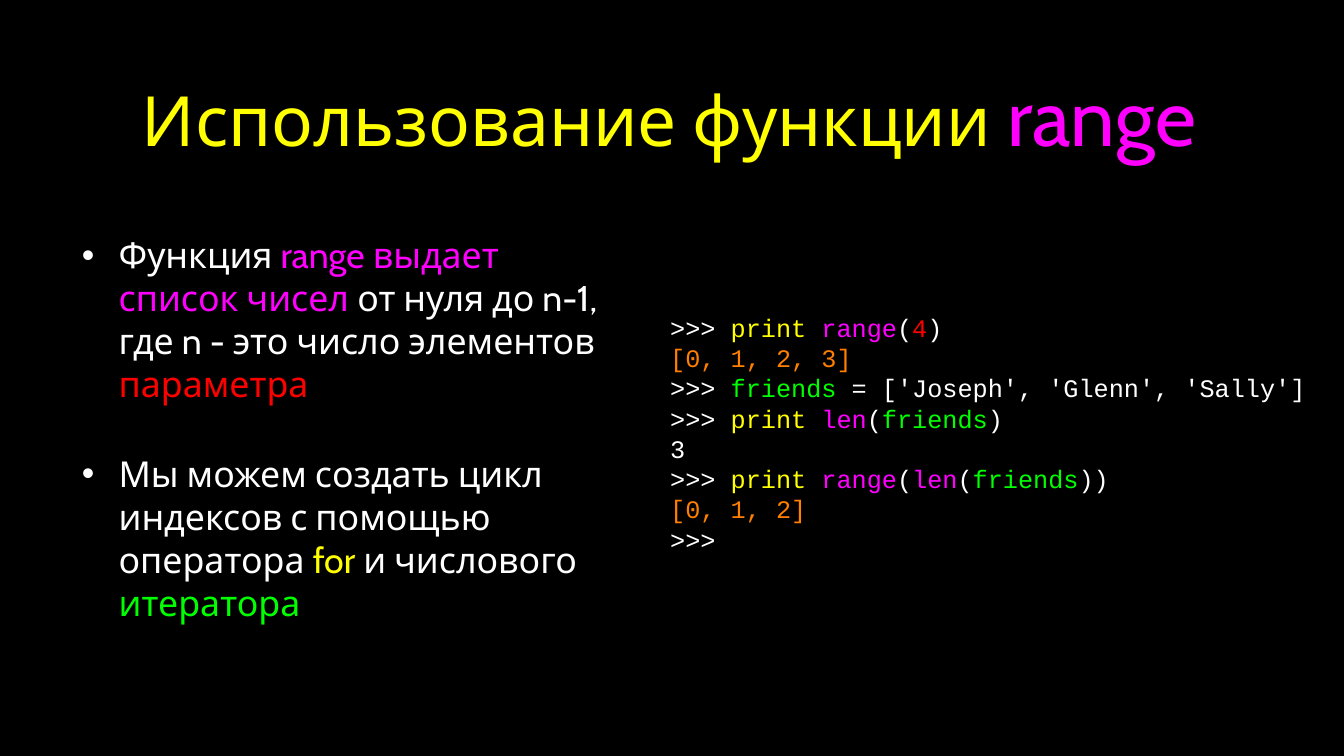
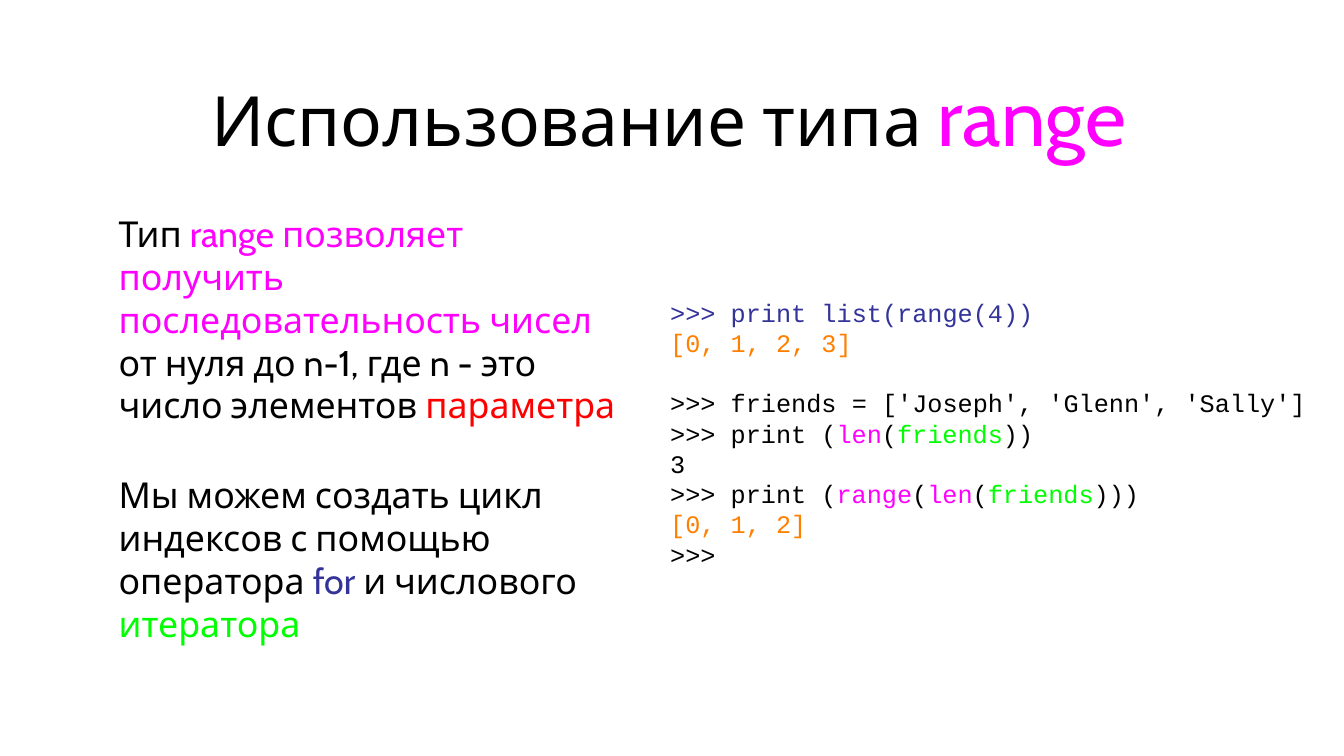
Before and after one commit to maxchv/LearnPython, a slide deck: slide 17 of week02/05.Lists.pptx (slide 15 before the commit). Drawn at 1344x756 pixels with LibreOffice and Linux fonts; fonts in the diff are those of the drawing. Boxes give left, top, right and bottom in pixels: in the first picture for what was removed or moved away, otherwise in the second. Text is boxed around its words. In the diff, an @@ line names an element or a change of style, - is before the commit and + after.

```diff
--- a/week02/05.Lists.pptx
+++ b/week02/05.Lists.pptx
@@ background #000000 to #FFFFFF @@
@@ title at (x1=211, y1=96, x2=1127, y2=164): text changed; text colour #FFFF00 to #000000 @@
-Использование функции range
+Использование типа range
@@ text at (x1=119, y1=221, x2=615, y2=427): text changed; text colour #FFFFFF to #FF00FF @@
-• Функция range выдает список чисел от нуля до n-1, где n - это число элементов параметра
+• Тип range позволяет получить последовательность чисел от нуля до n-1, где n - это число элементов параметра
@@ text at (x1=731, y1=303, x2=1033, y2=328): text changed; text colour #FFFFFF to #333399 @@
->>> print range(4)
+>>> print list(range(4))
@@ text at (x1=670, y1=394, x2=1306, y2=474): text colour #FFFFFF to #000000 in ">>> = ['Joseph', 'Glenn', 'Sally']", "3", ">>>"; text colour #00FF00 to #000000 in "friends" @@
@@ text at (x1=731, y1=424, x2=1033, y2=449): text changed; text colour #00FF00 to #000000 @@
->>> print len(friends)
+>>> print (len(friends))
@@ text at (x1=119, y1=482, x2=577, y2=646): text colour #FFFFFF to #000000 in "Мы можем создать цикл индексов с помощью ..."; text colour #FFFF00 to #333399 in "for" @@
@@ text at (x1=731, y1=485, x2=1139, y2=509): text changed; text colour #FF00FF to #000000 @@
->>> print range(len(friends))
+>>> print (range(len(friends)))
```
Also in this commit, not shown: 27 other slides changed, 5 slides added, 2 other files.
